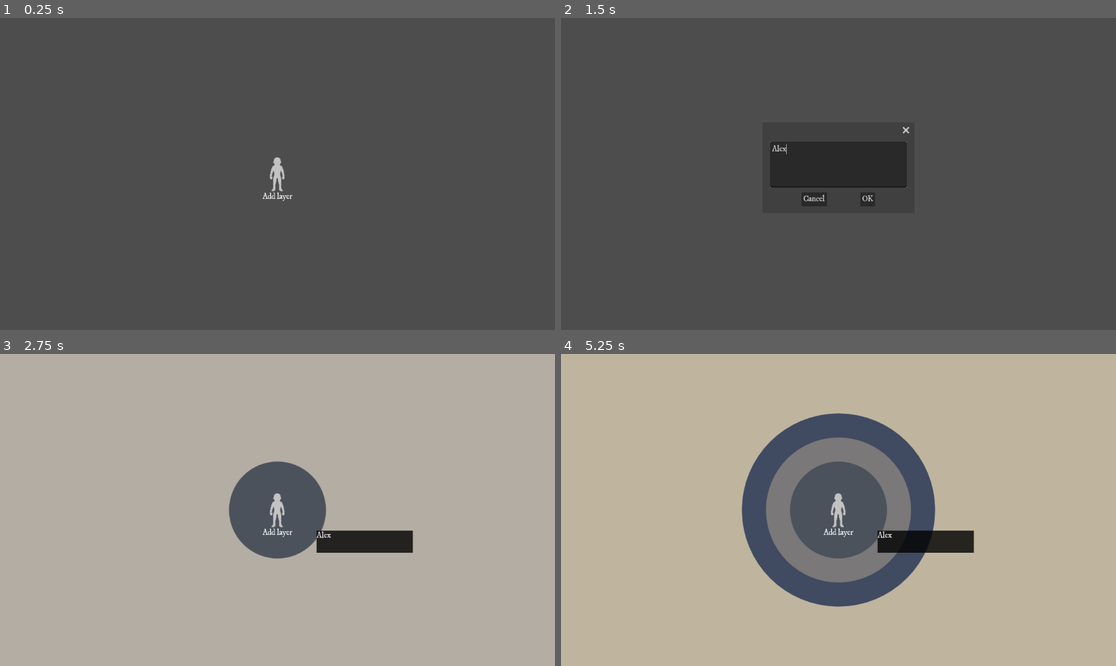
Above: before the commit, frames 1-4 (two rows, left to right).
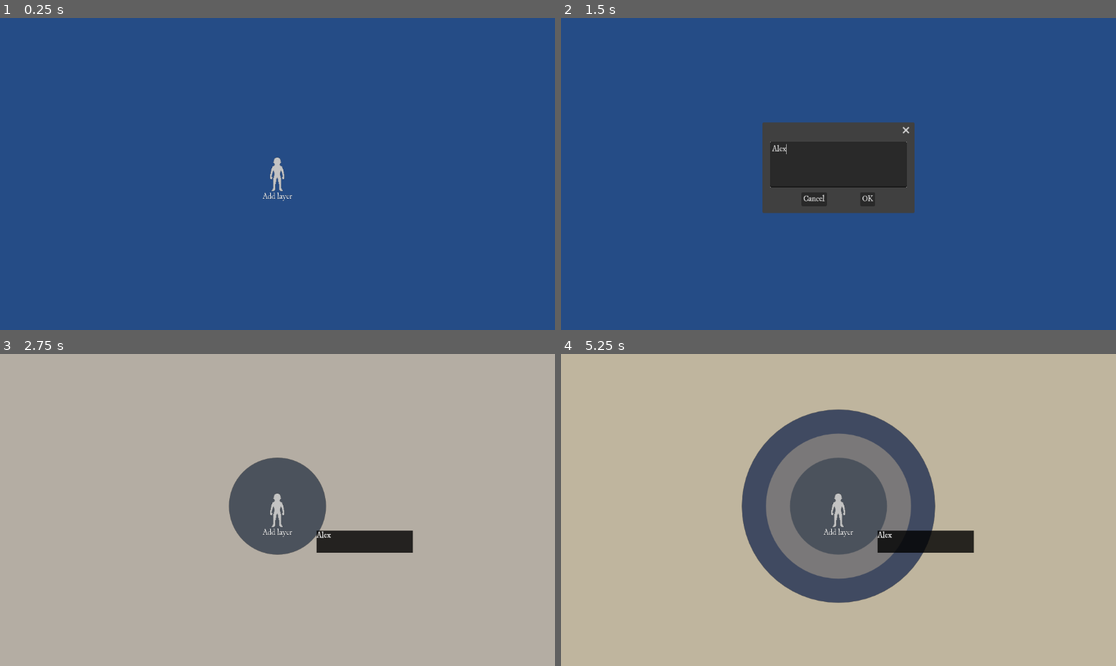
Above: after the commit, the same moments.

Repository: francosorbello/the-hand-that-guides-me
Game: Godot game, scene res://main.tscn
Two runs of this game, one before a commit and one after it. Both use one fixed random seed, a clock stepped at 60 frames per second and the inputs below.
Inputs (mouse positions are in pixels of both pictures, inside the frame that each line leads up to):
- Up to frame 1 (0.25 s): no input
- Up to frame 2 (1.5 s): click "[center]Add layer[/center]" at 0.5 s; click (838, 164) at 1.27 s; type "Alex" at 1.35 s
- Up to frame 3 (2.75 s): click "OK" at 2 s
- Up to frame 4 (5.25 s): click "[center]Add layer[/center]" at 2.75 s; click "OK" at 3.5 s; click "[center]Add layer[/center]" at 4.25 s; click "OK" at 5 s

The runs differ from the first frame. In frame 1, 100% of the frame differs, in the area x 0-100%, y 0-100%; in frame 2, 92%; in frame 3, 0.6%; in frame 4, 2.1%.

Commit message:
added music to game

Diff:
--- a/camera/player_camera.gd
+++ b/camera/player_camera.gd
@@ -2,8 +2,13 @@
 
 var zoom_speed = 0.1
 
-func _process(delta: float) -> void:
+func _process(_delta: float) -> void:
+    var new_zoom = Vector2(1,1) * zoom_speed
+    var mod = 0
     if Input.is_action_just_released("zoom_in"):
-        zoom += Vector2(1, 1) * zoom_speed
+        mod = 1
     if Input.is_action_just_released("zoom_out"):
-        zoom -= Vector2(1, 1) * zoom_speed
+        mod = -1
+
+    if zoom + mod*new_zoom != Vector2(0,0):
+        zoom += new_zoom * mod
--- a/circle/circle.gd
+++ b/circle/circle.gd
@@ -25,12 +25,12 @@
 func _process(_delta: float) -> void:
     if not mouse_inside && inside_circle():
         mouse_inside = true
-        # mouse_entered_circle.emit()
         mouse_entered.emit()
     else:
         if mouse_inside && not inside_circle():
             mouse_inside = false
             mouse_exited.emit()
+
 func inside_circle() -> bool:
     var inside_max = get_global_mouse_position().distance_to(global_position) < max_radius
     var inside_min = get_global_mouse_position().distance_to(global_position) > min_radius
--- a/circle/view/circle_manager.gd
+++ b/circle/view/circle_manager.gd
@@ -8,7 +8,6 @@
 var current_radius : float = start_radius
 var circles : Array[Circle] = []
 
-@export var circle_container : Node
 @export var color_manager : ColorManager
 
 signal circle_created(circle : Circle)
--- a/main.tscn
+++ b/main.tscn
@@ -6,7 +6,8 @@
 [ext_resource type="PackedScene" uid="uid://dd8gd32amx4ql" path="res://utils/color_manager.tscn" id="2_j6bn2"]
 [ext_resource type="Script" path="res://ui/bg.gd" id="2_krwko"]
 [ext_resource type="PackedScene" uid="uid://6cyx6ald7r3t" path="res://circle/view/circle_manager.tscn" id="4_3ij8m"]
-[ext_resource type="AudioStream" uid="uid://bx6xxvgxqtfgq" path="res://assets/the hand that made u.mp3" id="7_hffg1"]
+[ext_resource type="PackedScene" uid="uid://cb5hfup1d75tj" path="res://camera/player_camera.tscn" id="8_47et2"]
+[ext_resource type="AudioStream" uid="uid://drnsrjpajw1f" path="res://assets/Do - Fa interestelar.mp3" id="8_e71v0"]
 
 [node name="Main" type="Control"]
 layout_mode = 3
@@ -17,39 +18,72 @@
 grow_vertical = 2
 script = ExtResource("1_4adpl")
 
-[node name="BG" type="ColorRect" parent="."]
-z_index = -4096
+[node name="BG" type="SubViewportContainer" parent="."]
 layout_mode = 1
 anchors_preset = 15
 anchor_right = 1.0
 anchor_bottom = 1.0
 grow_horizontal = 2
 grow_vertical = 2
-color = Color(0.301961, 0.301961, 0.301961, 1)
+
+[node name="SubViewport" type="SubViewport" parent="BG"]
+handle_input_locally = false
+size = Vector2i(1152, 648)
+render_target_update_mode = 4
+
+[node name="BG" type="ColorRect" parent="BG/SubViewport"]
+z_index = -4096
+anchors_preset = 15
+anchor_right = 1.0
+anchor_bottom = 1.0
+grow_horizontal = 2
+grow_vertical = 2
+color = Color(0.145533, 0.29925, 0.524508, 1)
 script = ExtResource("2_krwko")
 
-[node name="ColorManager" parent="." instance=ExtResource("2_j6bn2")]
+[node name="Camera2D" type="Camera2D" parent="BG/SubViewport"]
+position = Vector2(576, 324)
 
-[node name="ConfirmationDialog" parent="." instance=ExtResource("2_f65jh")]
-
-[node name="CircleContainer" type="Control" parent="."]
+[node name="Circles" type="SubViewportContainer" parent="."]
 layout_mode = 1
-anchors_preset = 8
-anchor_left = 0.5
-anchor_top = 0.5
-anchor_right = 0.5
-anchor_bottom = 0.5
+anchors_preset = 15
+anchor_right = 1.0
+anchor_bottom = 1.0
 grow_horizontal = 2
 grow_vertical = 2
 
-[node name="CircleManager" parent="." node_paths=PackedStringArray("circle_container", "color_manager") instance=ExtResource("4_3ij8m")]
+[node name="SubViewport" type="SubViewport" parent="Circles"]
+transparent_bg = true
+handle_input_locally = false
+size = Vector2i(1152, 648)
+render_target_update_mode = 4
+
+[node name="PlayerCamera" parent="Circles/SubViewport" instance=ExtResource("8_47et2")]
+
+[node name="CircleManager" parent="Circles/SubViewport" node_paths=PackedStringArray("color_manager") instance=ExtResource("4_3ij8m")]
+offset_top = -8.0
+offset_bottom = -8.0
+color_manager = NodePath("../../../ColorManager")
+
+[node name="SubViewportContainer" type="SubViewportContainer" parent="."]
 layout_mode = 1
-circle_container = NodePath("../CircleContainer")
-color_manager = NodePath("../ColorManager")
+anchors_preset = 15
+anchor_right = 1.0
+anchor_bottom = 1.0
+grow_horizontal = 2
+grow_vertical = 2
 
-[node name="AddButton" parent="." instance=ExtResource("1_h6nhb")]
+[node name="SubViewport" type="SubViewport" parent="SubViewportContainer"]
+transparent_bg = true
+handle_input_locally = false
+size = Vector2i(1152, 648)
+render_target_update_mode = 4
+
+[node name="Camera2D" type="Camera2D" parent="SubViewportContainer/SubViewport"]
+position = Vector2(576, 324)
+
+[node name="AddButton" parent="SubViewportContainer/SubViewport" instance=ExtResource("1_h6nhb")]
 z_index = 10
-layout_mode = 1
 anchors_preset = 8
 anchor_left = 0.5
 anchor_top = 0.5
@@ -62,10 +96,14 @@
 grow_horizontal = 2
 grow_vertical = 2
 
+[node name="ColorManager" parent="." instance=ExtResource("2_j6bn2")]
+
+[node name="ConfirmationDialog" parent="." instance=ExtResource("2_f65jh")]
+
 [node name="AudioStreamPlayer" type="AudioStreamPlayer" parent="."]
-stream = ExtResource("7_hffg1")
+stream = ExtResource("8_e71v0")
 autoplay = true
 
-[connection signal="text_confirmed" from="ConfirmationDialog" to="CircleManager" method="_on_confirmation_dialog_text_confirmed"]
-[connection signal="circle_created" from="CircleManager" to="BG" method="_on_circle_manager_circle_created"]
-[connection signal="pressed" from="AddButton" to="." method="_on_button_pressed"]
+[connection signal="circle_created" from="Circles/SubViewport/CircleManager" to="BG/SubViewport/BG" method="_on_circle_manager_circle_created"]
+[connection signal="pressed" from="SubViewportContainer/SubViewport/AddButton" to="." method="_on_button_pressed"]
+[connection signal="text_confirmed" from="ConfirmationDialog" to="Circles/SubViewport/CircleManager" method="_on_confirmation_dialog_text_confirmed"]
Not shown, added: assets/Do - Fa interestelar.mp3.import
Not shown: 1 places in main.tscn that only renumber resources
Not shown, added: assets/Do - Fa interestelar.mp3
